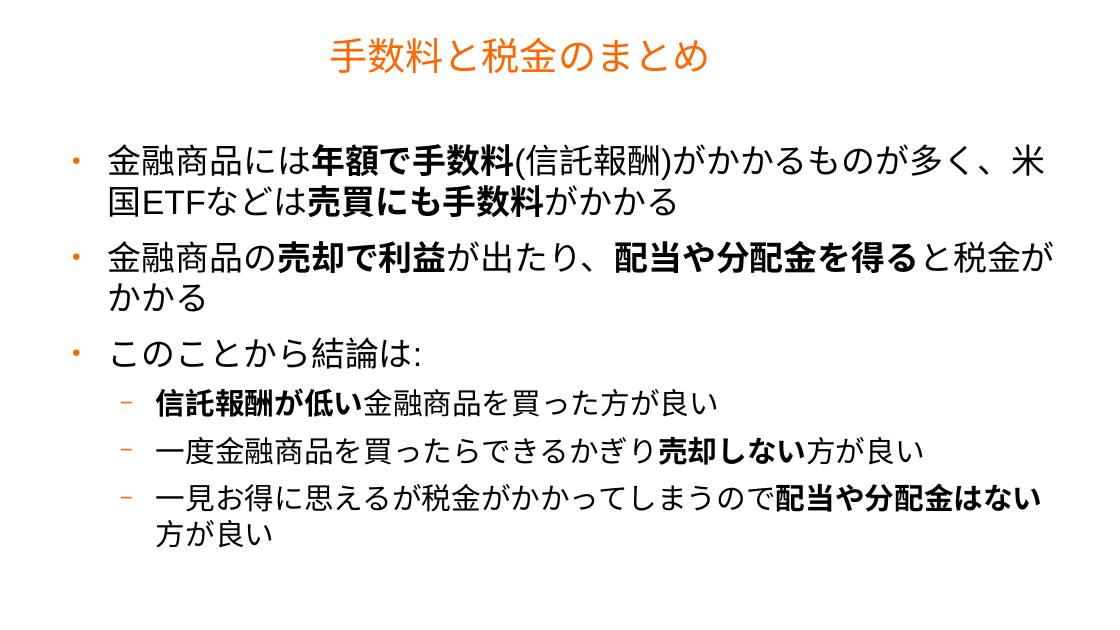
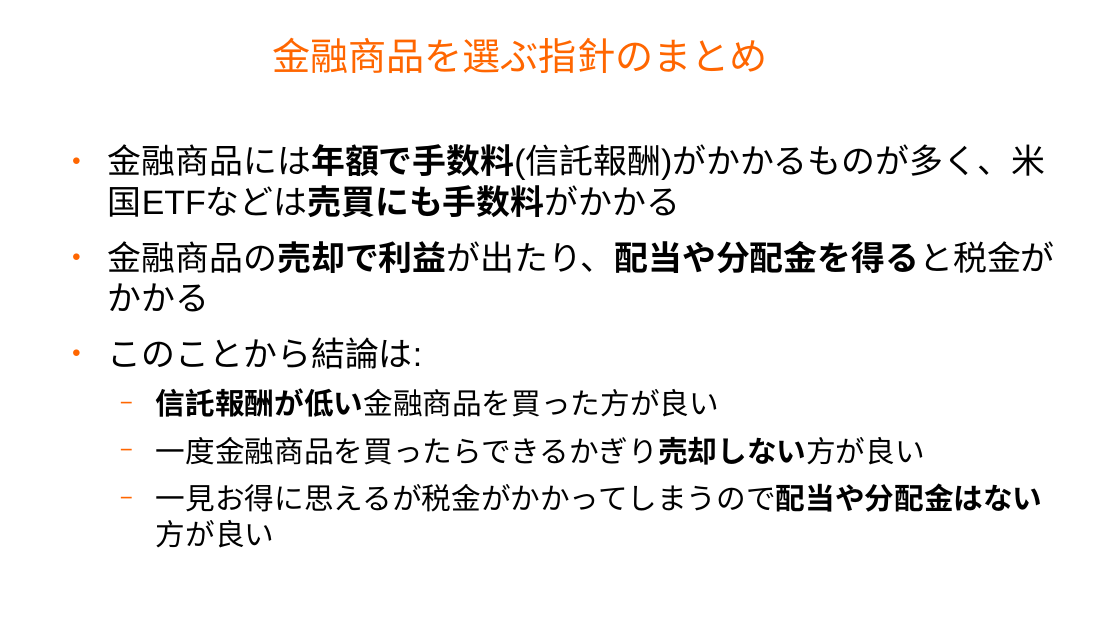
Before and after one commit to master-q/masterq-docs, a slide deck: slide 9 of presentations/20231126-invest_report/20231126-invest_report.odp (slide 8 before the commit). Drawn at 1120x630 pixels with LibreOffice and Linux fonts; fonts in the diff are those of the drawing; background and template pictures are left out. Boxes give left, top, right and bottom in pixels: in the first picture for what was removed or moved away, otherwise in the second. Text is boxed around its words. In the diff, an @@ line names an element or a change of style, - is before the commit and + after.

```diff
--- a/presentations/20231126-invest_report/20231126-invest_report.odp
+++ b/presentations/20231126-invest_report/20231126-invest_report.odp
@@ title at (272,38,767,73): text changed @@
-手数料と税金のまとめ
+金融商品を選ぶ指針のまとめ
```
Also in this commit, not shown: 16 other slides changed, 13 slides added, 3 slides removed.
